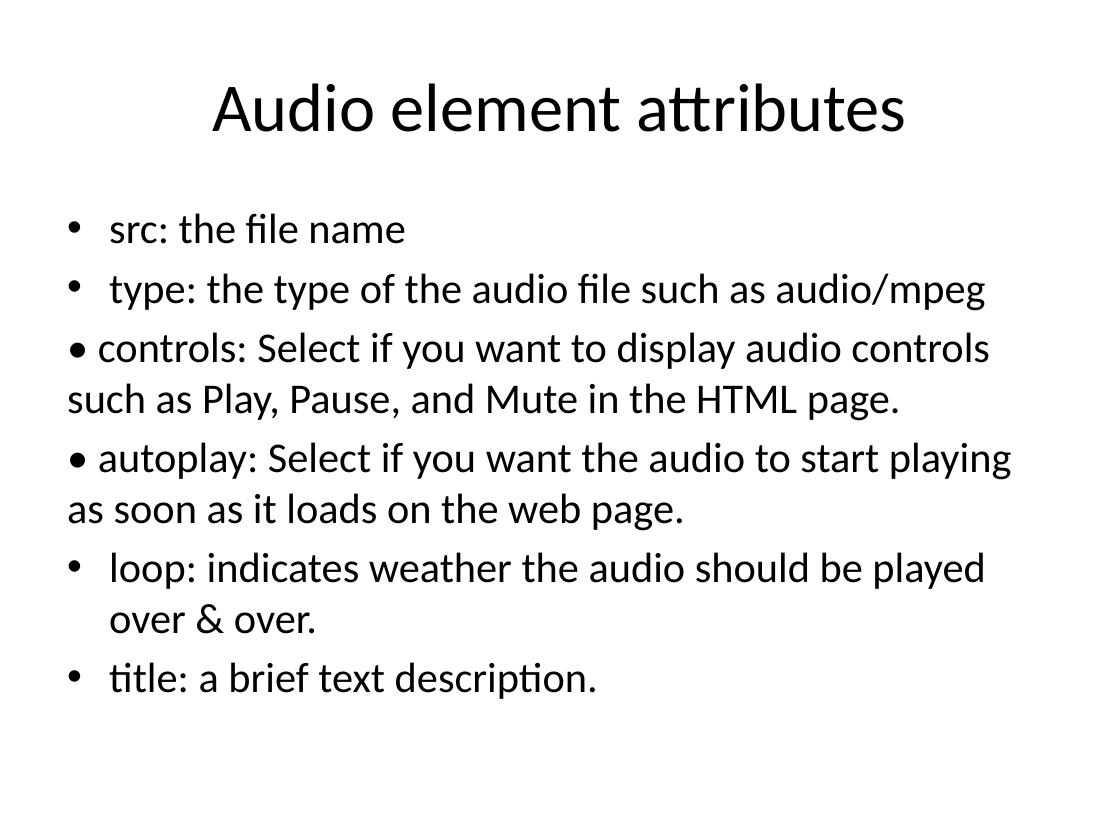
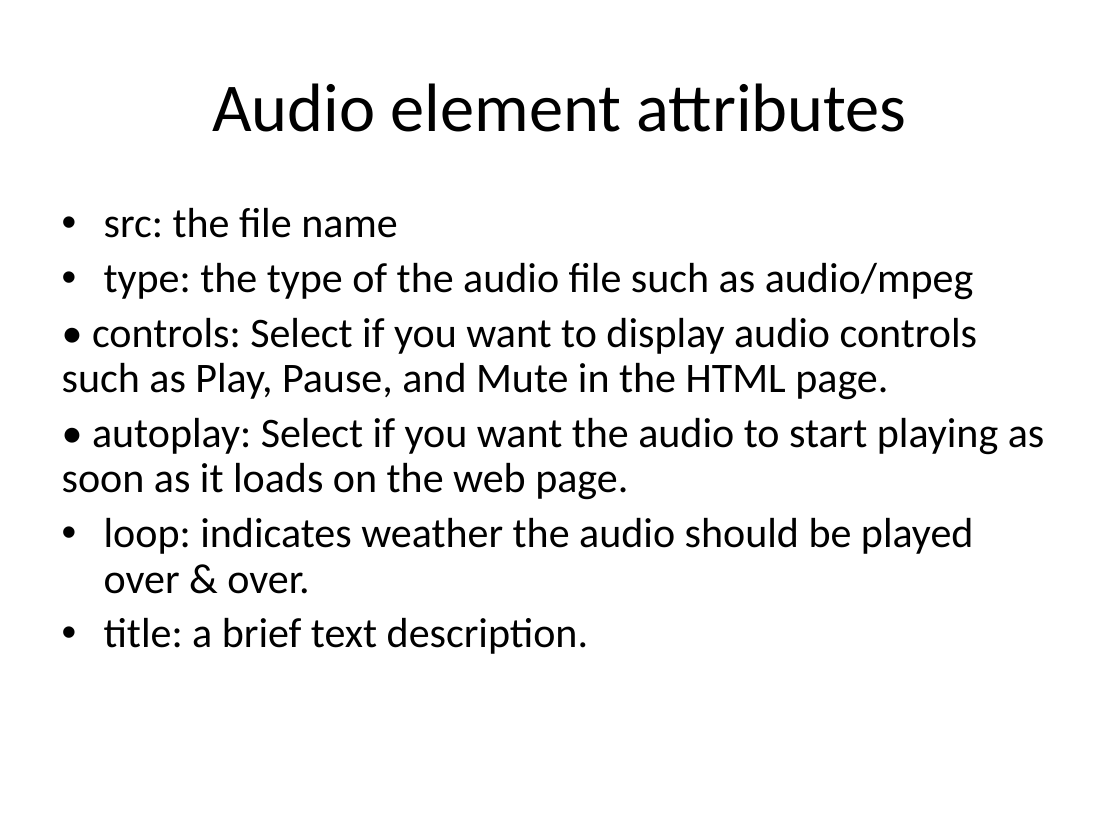
Before and after one commit to amogbil/PSU-webdev, a slide deck: slide 14 of Slides/Lecture10-imgMaps-iframe-audio-video.pptx (slide 20 before the commit). Drawn at 1120x840 pixels with LibreOffice and Linux fonts; fonts in the diff are those of the drawing. Boxes give left, top, right and bottom in pixels: in the first picture for what was removed or moved away, otherwise in the second. Text is boxed around its words. In the diff, an @@ line names an element or a change of style, - is before the commit and + after.

```diff
--- a/Slides/Lecture10-imgMaps-iframe-audio-video.pptx
+++ b/Slides/Lecture10-imgMaps-iframe-audio-video.pptx
@@ text "src: the file name" at box(62, 207, 1045, 654): size 27.2 to 27 pt; line spacing 1 to 0.9 @@
```
Also in this commit, not shown: 12 other slides changed, 6 slides removed.
